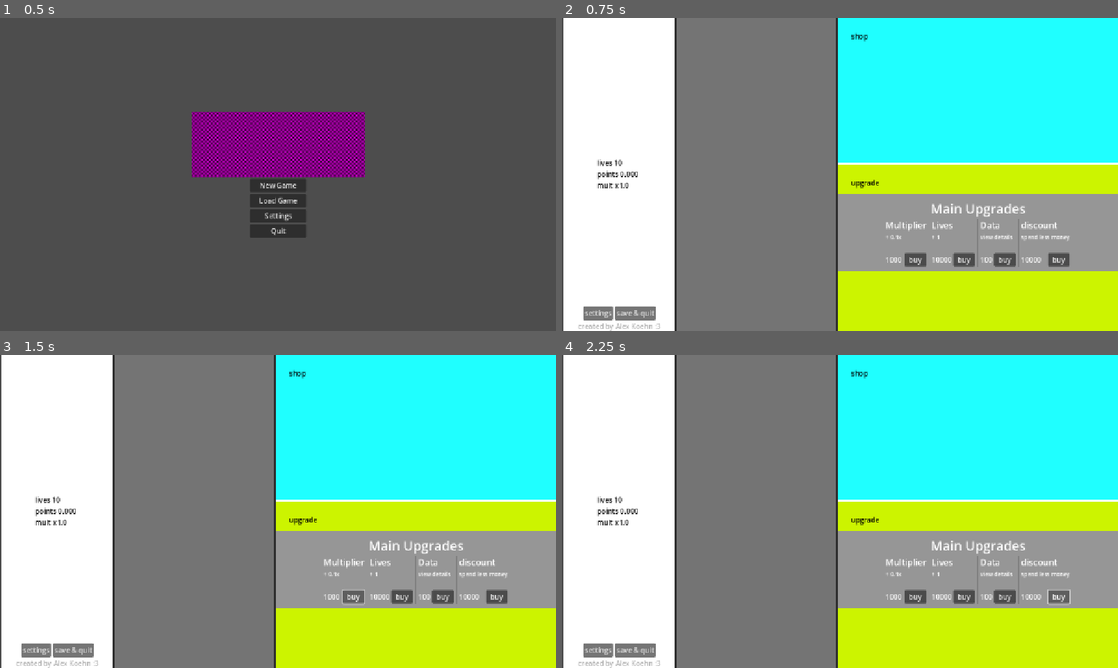
Above: before the commit, frames 1-4 (two rows, left to right).
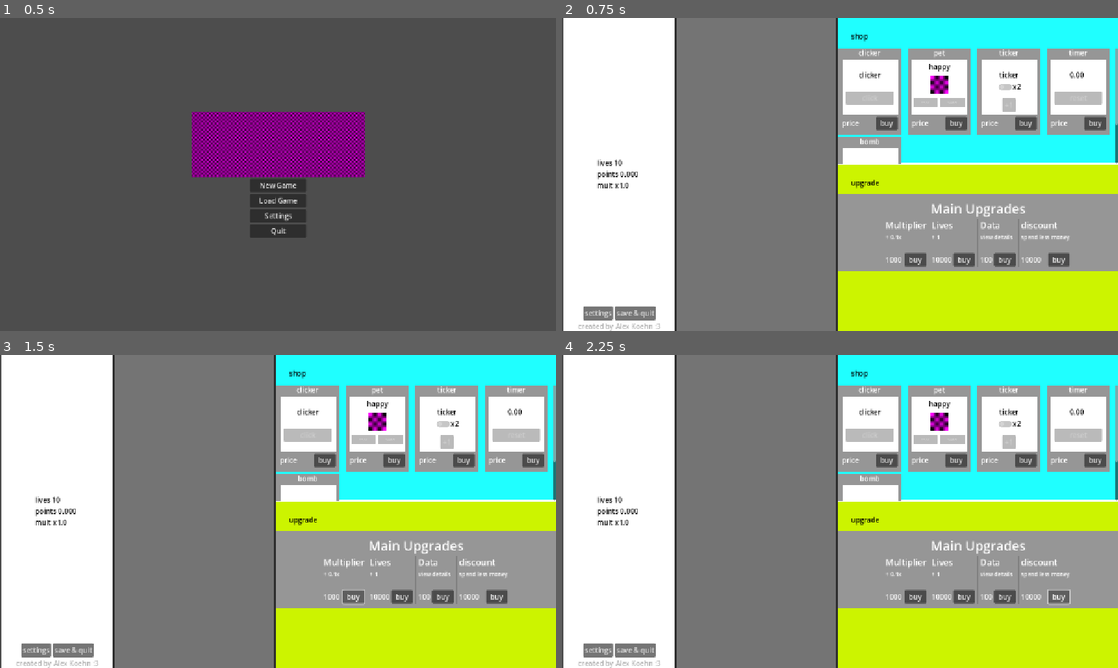
Above: after the commit, the same moments.

Repository: liltorchic/attention-grabbing-game
Game: Godot game, scene res://scenes/menu/menu.tscn
Same seed, same stepped clock (60 frames per second), same inputs: the game is played once before the commit and once after it.
Inputs:
- Up to frame 1 (0.5 s): no input
- Up to frame 2 (0.75 s): click "Load Game" at 0.5 s
- Up to frame 3 (1.5 s): click "buy" at 1.25 s
- Up to frame 4 (2.25 s): click "buy" at 2 s

Frame 1 is identical in both runs. In frame 2, 14% of the frame differs, in the area x 49-100%, y 9-47%; in frame 3, 14%; in frame 4, 14%.

Commit message:
shop items load correctly now

Diff:
--- a/scripts/disctactions/distraction_clicker.gd
+++ b/scripts/disctactions/distraction_clicker.gd
@@ -24,12 +24,7 @@
 		self.present_init_upgrade_data()
 		upgrade_node_target.add_child(u)
 		print(u.is_inside_tree())  # should be true
-		if(Game.is_new_game):
-			u.link(self)
-		else:
-			loadSaveData()
-			await get_tree().process_frame
-			u.link(self)
+		u.link(self)
 
 func init() -> void:
 	self.title = "clicker"
--- a/scripts/disctactions/distraction_pet.gd
+++ b/scripts/disctactions/distraction_pet.gd
@@ -36,12 +36,7 @@
 		var u:upgrade_item = upgrade.instantiate()
 		self.init_data()
 		upgrade_node_target.add_child(u)
-		if(Game.is_new_game):
-			u.link(self)
-		else:
-			loadSaveData()
-			await get_tree().process_frame
-			u.link(self)
+		u.link(self)
 
 func loadSaveData():
 	self.title = str_to_var(savedata.title)
--- a/scripts/disctactions/distraction_ticker.gd
+++ b/scripts/disctactions/distraction_ticker.gd
@@ -34,12 +34,7 @@
 		var u:upgrade_item = upgrade.instantiate()
 		self.update_upgrade_data()
 		upgrade_node_target.add_child(u)
-		if(Game.is_new_game):
-			u.link(self)
-		else:
-			loadSaveData()
-			await get_tree().process_frame
-			u.link(self)
+		u.link(self)
 
 func loadSaveData():
 	self.title = str_to_var(savedata.title)
--- a/scripts/disctactions/distraction_timer_button.gd
+++ b/scripts/disctactions/distraction_timer_button.gd
@@ -24,12 +24,7 @@
 		var u:upgrade_item = upgrade.instantiate()
 		self.update_upgrade_data()
 		upgrade_node_target.add_child(u)
-		if(Game.is_new_game):
-			u.link(self)
-		else:
-			loadSaveData()
-			await get_tree().process_frame
-			u.link(self)
+		u.link(self)
 
 func loadSaveData():
 	self.title = str_to_var(savedata.title)
--- a/scripts/disctactions/distraction_timer_defuse.gd
+++ b/scripts/disctactions/distraction_timer_defuse.gd
@@ -35,12 +35,7 @@
 		var u:upgrade_item = upgrade.instantiate()
 		self.update_upgrade_data()
 		upgrade_node_target.add_child(u)
-		if(Game.is_new_game):
-			u.link(self)
-		else:
-			loadSaveData()
-			await get_tree().process_frame
-			u.link(self)
+		u.link(self)
 
 func loadSaveData():
 	self.title = str_to_var(savedata.title)
@@ -78,7 +73,7 @@
 	self.upgrade_level_4_level_string = "available"
 
 func init() -> void:
-	self.title = "defuser"
+	self.title = "bomb"
 	self.price = 200
 
 # Called every frame. 'delta' is the elapsed time since the previous frame.
--- a/scripts/singletons/game.gd
+++ b/scripts/singletons/game.gd
@@ -27,8 +27,24 @@
 signal data_purchased
 signal game_loaded
 
+signal shop_item_clicker_loaded(ref)
+var linked_async_shop_item_clicker
+signal shop_item_pet_loaded(ref)
+var linked_async_shop_item_pet
+signal shop_item_ticker_loaded(ref)
+var linked_async_shop_item_ticker
+signal shop_item_timer_button_loaded(ref)
+var linked_async_shop_item_timer_button
+signal shop_item_timer_defuse_loaded(ref)
+var linked_async_shop_item_timer_defuse
+
 func _ready() -> void:
 	game_loaded.connect(_game_loaded)
+	shop_item_clicker_loaded.connect(_shop_item_clicker_loaded)
+	shop_item_pet_loaded.connect(_shop_item_pet_loaded)
+	shop_item_ticker_loaded.connect(_shop_item_ticker_loaded)
+	shop_item_timer_button_loaded.connect(_shop_item_timer_button_loaded)
+	shop_item_timer_defuse_loaded.connect(_shop_item_timer_defuse_loaded)
 
 func checkprogressandrollover():
 	if cumlative_points_rollover >= 100000:
@@ -166,7 +182,7 @@
 	# Remove existing objects before adding new ones.
 	get_tree().call_group("distraction", "queue_free")
 	get_tree().call_group("upgradeItem", "queue_free")
-	get_tree().call_group("shopItem", "queue_free")
+	#get_tree().call_group("shopItem", "queue_free")
 
 	#populate game data
 	time_points = str_to_var(save_dict.stats.time_points)
@@ -196,17 +212,36 @@
 		elif(enumtype == Constants.Type.TIMER_SUPRISE):
 			distraction_ref = _distraction_timer_suprise
 
-		var shop_item_template_instance:ShopItem = shop_item_template.instantiate()
 		var item:Distraction = distraction_ref.instantiate()
 
 		item.init()
 		item.savedata = distract.data.stats.duplicate()
 
-		shop_item_target.add_child(shop_item_template_instance)#add shop item to shop
-		shop_item_template_instance.add_item(item)#add item to shop item
-
-		shop_item_template_instance.set_title(str_to_var(distract.data.stats.title))
-		shop_item_template_instance.set_price(str_to_var(distract.data.stats.price))
-
-
-		print("added a d of type " + str((distract.data.type)))
+	for shopies: Dictionary in save_dict.shopItemz:
+
+		if(str_to_var(shopies.data.stats.id) == "clicker"):
+			linked_async_shop_item_clicker.loadSaveData(shopies.data.stats)
+		elif(str_to_var(shopies.data.stats.id) == "pet"):
+			linked_async_shop_item_pet.loadSaveData(shopies.data.stats)
+		elif(str_to_var(shopies.data.stats.id) == "ticker"):
+			linked_async_shop_item_ticker.loadSaveData(shopies.data.stats)
+		elif(str_to_var(shopies.data.stats.id) == "timer"):
+			linked_async_shop_item_timer_button.loadSaveData(shopies.data.stats)
+		elif(str_to_var(shopies.data.stats.id) == "bomb"):
+			linked_async_shop_item_timer_defuse.loadSaveData(shopies.data.stats)
+
+
+func _shop_item_clicker_loaded(node_reference):
+	linked_async_shop_item_clicker = node_reference
+
+func _shop_item_pet_loaded(node_reference):
+	linked_async_shop_item_pet = node_reference
+
+func _shop_item_ticker_loaded(node_reference):
+	linked_async_shop_item_ticker = node_reference
+
+func _shop_item_timer_button_loaded(node_reference):
+	linked_async_shop_item_timer_button = node_reference
+
+func _shop_item_timer_defuse_loaded(node_reference):
+	linked_async_shop_item_timer_defuse = node_reference
--- a/scripts/ui/ui_shop.gd
+++ b/scripts/ui/ui_shop.gd
@@ -20,19 +20,23 @@
 
 
 func _ready() -> void:
-	if(Game.is_new_game):
-		for i in shop_items:
-			var shop_item:ShopItem = shop_item_template.instantiate()
-			var item:Distraction = i.instantiate()
-			item.init()
-			shop_target.add_child(shop_item)#add shop item to shop
-			shop_item.add_item(i)#add item to shop item
-			shop_item.set_title(item.title)
+	for i in shop_items:
+		var shop_item:ShopItem = shop_item_template.instantiate()
+		shop_target.add_child(shop_item)#add shop item to shop
+
+		var item:Distraction = i.instantiate()
+		item.init()
+		shop_item.set_title(item.title)
+		shop_item.add_item(i)
+
+		if(Game.is_new_game):
 			shop_item.set_price(item.price)
-			shop_item.bought.connect(_child_button_pressed)
-	Game.game_loaded.emit()
+		else:
+			shop_item.tether()
 
 
+		shop_item.bought.connect(_child_button_pressed)
+	Game.game_loaded.emit()
 
 
 func _child_button_pressed(packedscene: PackedScene):
--- a/scripts/ui/ui_shop_item.gd
+++ b/scripts/ui/ui_shop_item.gd
@@ -15,6 +15,28 @@
 
 signal bought(packedscene)
 
+func tether() -> void:
+	print("linking " + id)
+	if(id == "clicker"):
+		Game.shop_item_clicker_loaded.emit(self)
+	elif(id == "pet"):
+		Game.shop_item_pet_loaded.emit(self)
+	elif(id == "ticker"):
+		Game.shop_item_ticker_loaded.emit(self)
+	elif(id == "timer"):
+		Game.shop_item_timer_button_loaded.emit(self)
+	elif(id == "bomb"):
+		Game.shop_item_timer_defuse_loaded.emit(self)
+
+func loadSaveData(_in:Dictionary):
+	print("loading in data for shop item " + self.id)
+	self.price = _in.price
+	self.count = _in.count
+	label_price = get_node("ColorRect/VBoxContainer/HBoxContainer/Label_Price")
+	label_price.text = str("%.0f" % [self.price])
+	var distraction_target = get_node("ColorRect/VBoxContainer/Container/ColorRect")
+	distraction_target.add_child(	distraction.instantiate())
+
 #gather all info to be saved
 func getSaveData() -> Dictionary:
 	var save_dict := {
@@ -26,19 +48,14 @@
 	}
 	return save_dict
 
-func add_item(_in):
+func add_item(_in:PackedScene):
 	container = get_node("ColorRect/VBoxContainer/Container")
-
-	if(!Game.is_new_game):
-		var distraction_target = get_tree().get_first_node_in_group("distraction_target")
-		_in.UI_MODE = false
-		distraction_target.add_child(_in)
-	else:
-		distraction = _in
-		copy = distraction.instantiate()
-		container.add_child(copy)
-		id = copy.get_instance_id()
-
+	var distraction_target = get_node("ColorRect/VBoxContainer/Container/ColorRect")
+	distraction = _in
+	var lilguy:Distraction = _in.instantiate()
+	lilguy.init()
+	lilguy.UI_MODE = true
+	distraction_target.add_child(	lilguy)
 	Game.discount_purchased.connect(_discount_purchased)
 
 func _discount_purchased():
@@ -47,6 +64,7 @@
 func set_title(_in:String):
 	label_title = get_node("ColorRect/VBoxContainer/Label_Title")
 	label_title.text = _in
+	id = _in
 
 func set_price(_in):
 	label_price = get_node("ColorRect/VBoxContainer/HBoxContainer/Label_Price")
